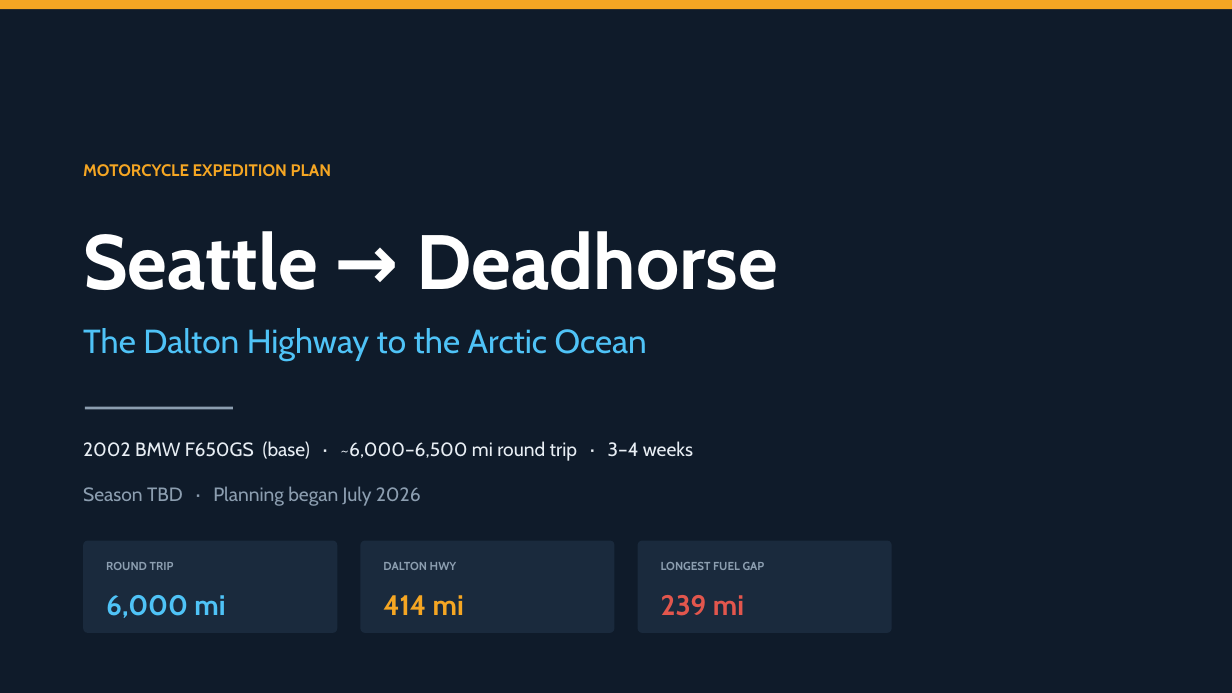
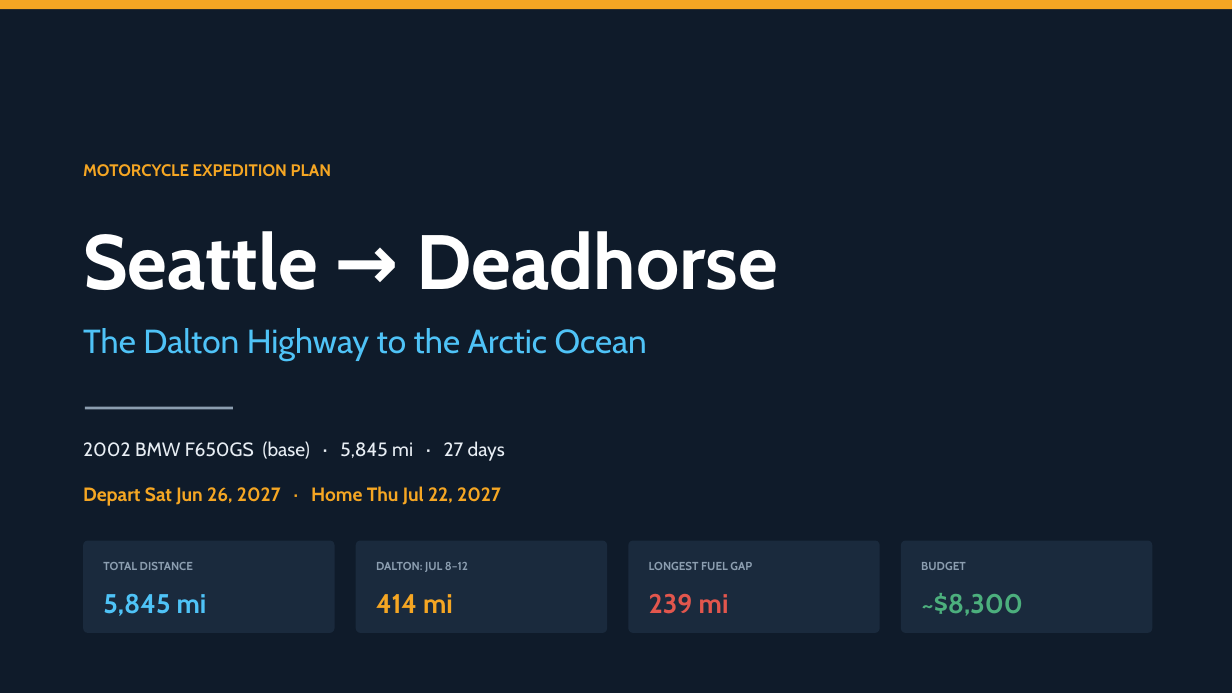
Before and after one commit to jrb985/alaska-trip, a slide deck: slide 1 of docs/Seattle_to_Deadhorse_Trip_Plan.pptx. Drawn at 1232x693 pixels with LibreOffice and Linux fonts; fonts in the diff are those of the drawing. Boxes give left, top, right and bottom in pixels: in the first picture for what was removed or moved away, otherwise in the second. Text is boxed around its words. In the diff, an @@ line names an element or a change of style, - is before the commit and + after.

Commit message:
Lock summer 2027: add day-by-day itinerary, budget, and booking deadlines

```diff
--- a/docs/Seattle_to_Deadhorse_Trip_Plan.pptx
+++ b/docs/Seattle_to_Deadhorse_Trip_Plan.pptx
@@ text at [83,441,505,461]: text changed @@
-2002 BMW F650GS (base) · ~6,000–6,500 mi round trip · 3–4 weeks
+2002 BMW F650GS (base) · 5,845 mi · 27 days
@@ text at [83,486,501,506]: text changed; text colour #8C9EB0 to #F5A623; bold on @@
-Season TBD · Planning began July 2026
+Depart Sat Jun 26, 2027 · Home Thu Jul 22, 2027
@@ text at [103,562,193,570]: text changed @@
-ROUND TRIP
+TOTAL DISTANCE
@@ rounded rectangle: place and size @@
-rounded rectangle at [360,541,615,633]
+rounded rectangle at [356,541,607,633]
@@ text at [376,562,468,572]: text changed @@
-DALTON HWY
+DALTON: JUL 8–12
@@ rounded rectangle: place and size @@
-rounded rectangle at [638,541,892,633]
+rounded rectangle at [628,541,880,633]
@@ text "LONGEST FUEL GAP": place and size @@
-text "LONGEST FUEL GAP" at [661,562,765,570]
+text "LONGEST FUEL GAP" at [649,562,752,570]
@@ rounded rectangle added at [901,541,1153,633], fill #1A2A3D @@
@@ text added at [921,562,966,570], 9 pt, text #8C9EB0, bold @@
+BUDGET
@@ text at [103,594,207,616]: text changed; size 22 to 21 pt @@
-6,000 mi
+5,845 mi
@@ text "414 mi": place and size @@
-text "414 mi" at [383,595,464,615]
+text "414 mi" at [376,594,453,613]
@@ text "414 mi" at [376,594,453,613]: size 22 to 21 pt @@
@@ text "239 mi" at [649,593,729,614]: size 22 to 21 pt @@
@@ text "239 mi": place and size @@
-text "239 mi" at [661,595,744,616]
+text "239 mi" at [649,593,729,614]
@@ text added at [921,593,1023,616], 21 pt, text #4CAF7D, bold @@
+~$8,300
```
Also in this commit, not shown: 1 other slide changed, 4 slides added, 1 other file.
